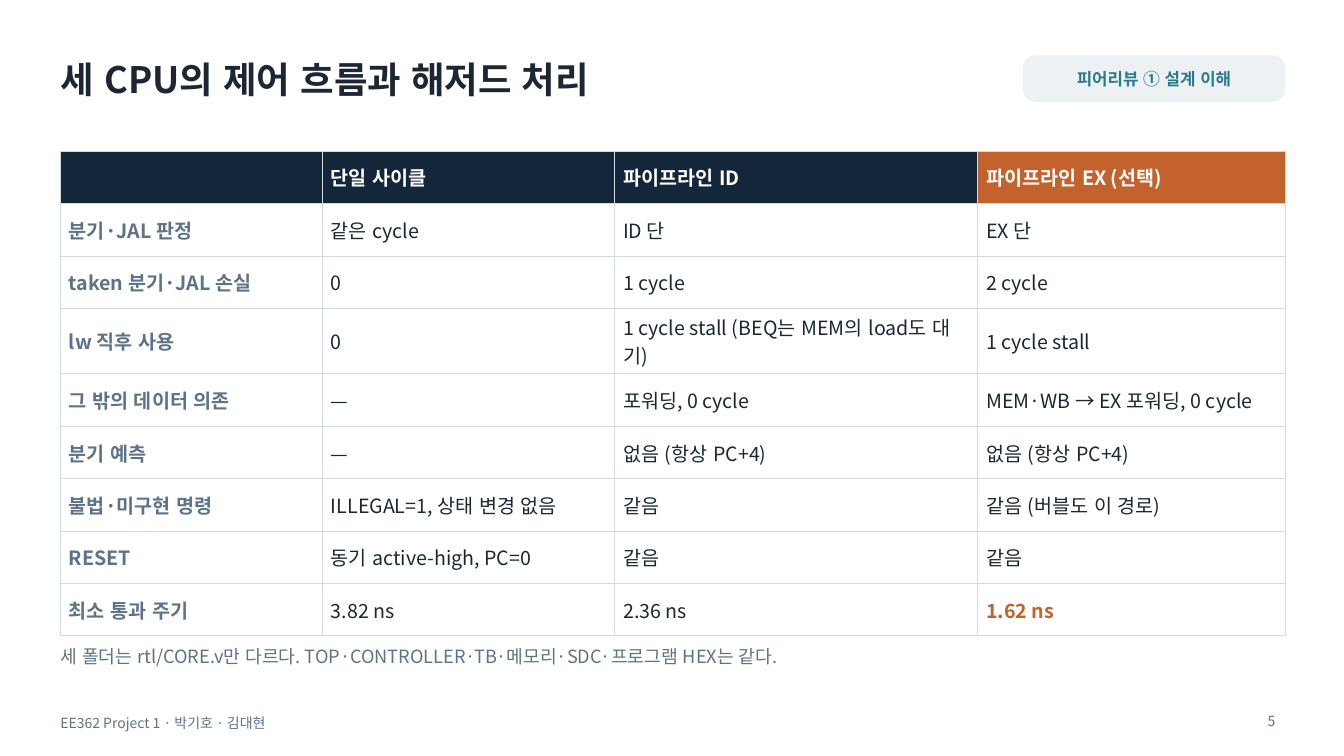
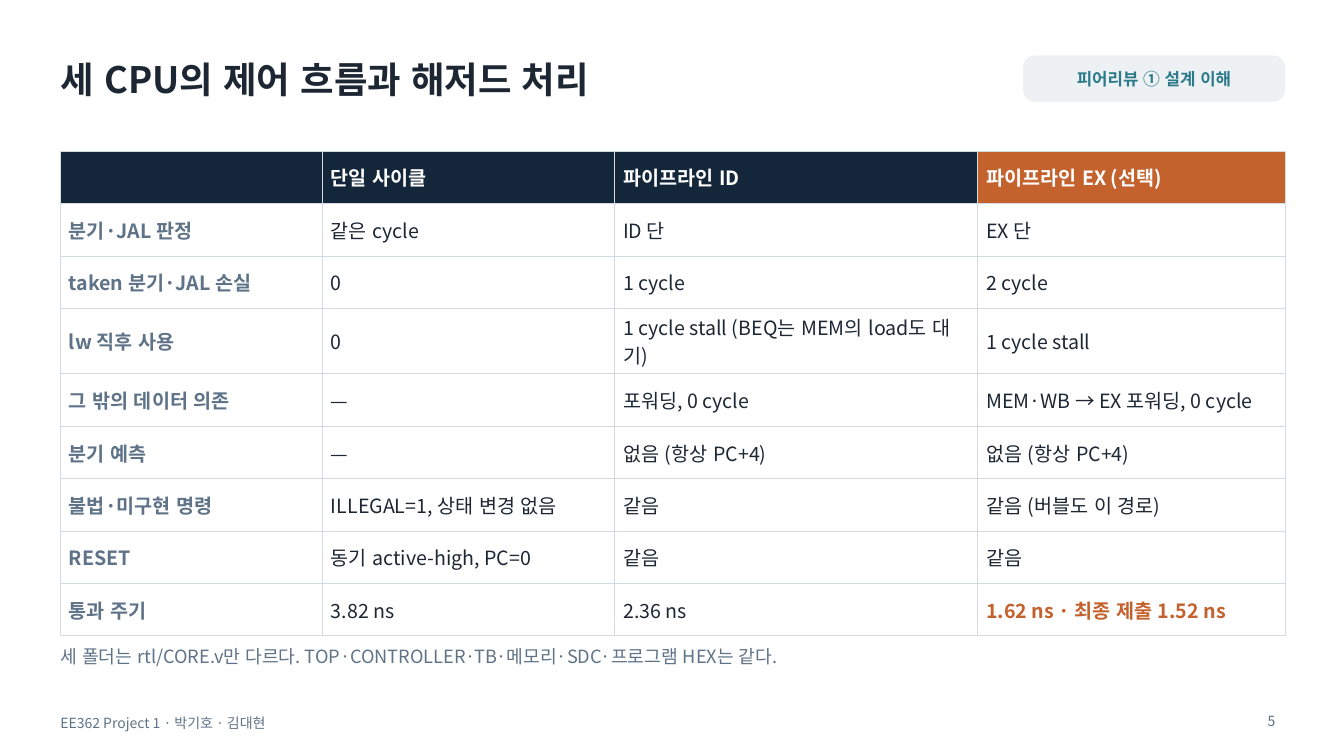
Before and after one commit to ttkpark/DICE_Project, a slide deck: slide 5 of Project_1/Project1_R1p7_Update_20261112/presentation/project1.pptx. Drawn at 1344x756 pixels with LibreOffice and Linux fonts; fonts in the diff are those of the drawing. Boxes give left, top, right and bottom in pixels: in the first picture for what was removed or moved away, otherwise in the second. Text is boxed around its words. In the diff, an @@ line names an element or a change of style, - is before the commit and + after.

```diff
--- a/Project_1/Project1_R1p7_Update_20261112/presentation/project1.pptx
+++ b/Project_1/Project1_R1p7_Update_20261112/presentation/project1.pptx
@@ table at (60,151,1286,624) @@
-row 9, column 1: 최소 통과 주기
+row 9, column 1: 통과 주기
-row 9, column 4: 1.62 ns
+row 9, column 4: 1.62 ns · 최종 제출 1.52 ns
```
Also in this commit, not shown: 15 other slides changed, 6 other files.
